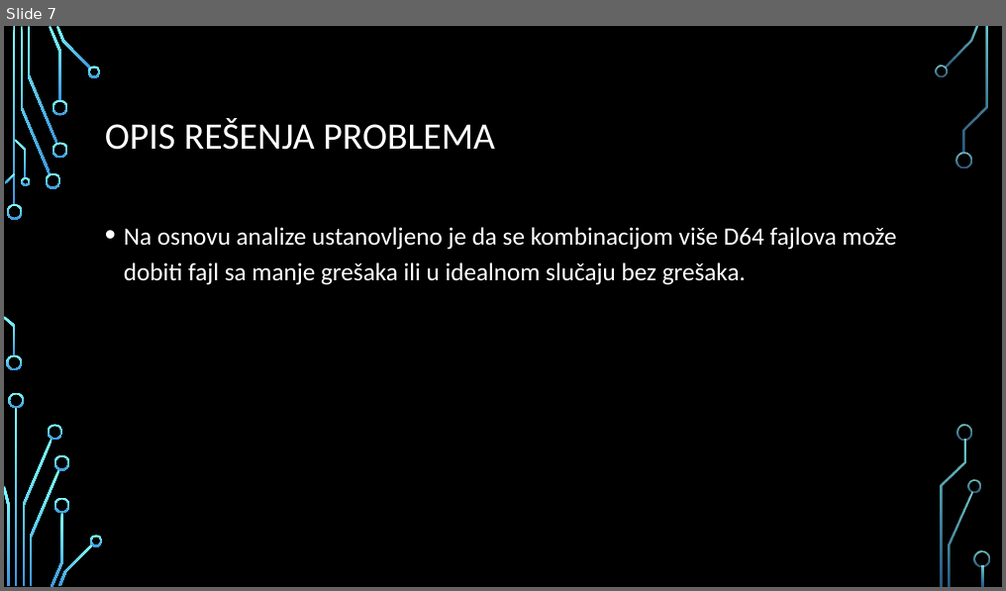
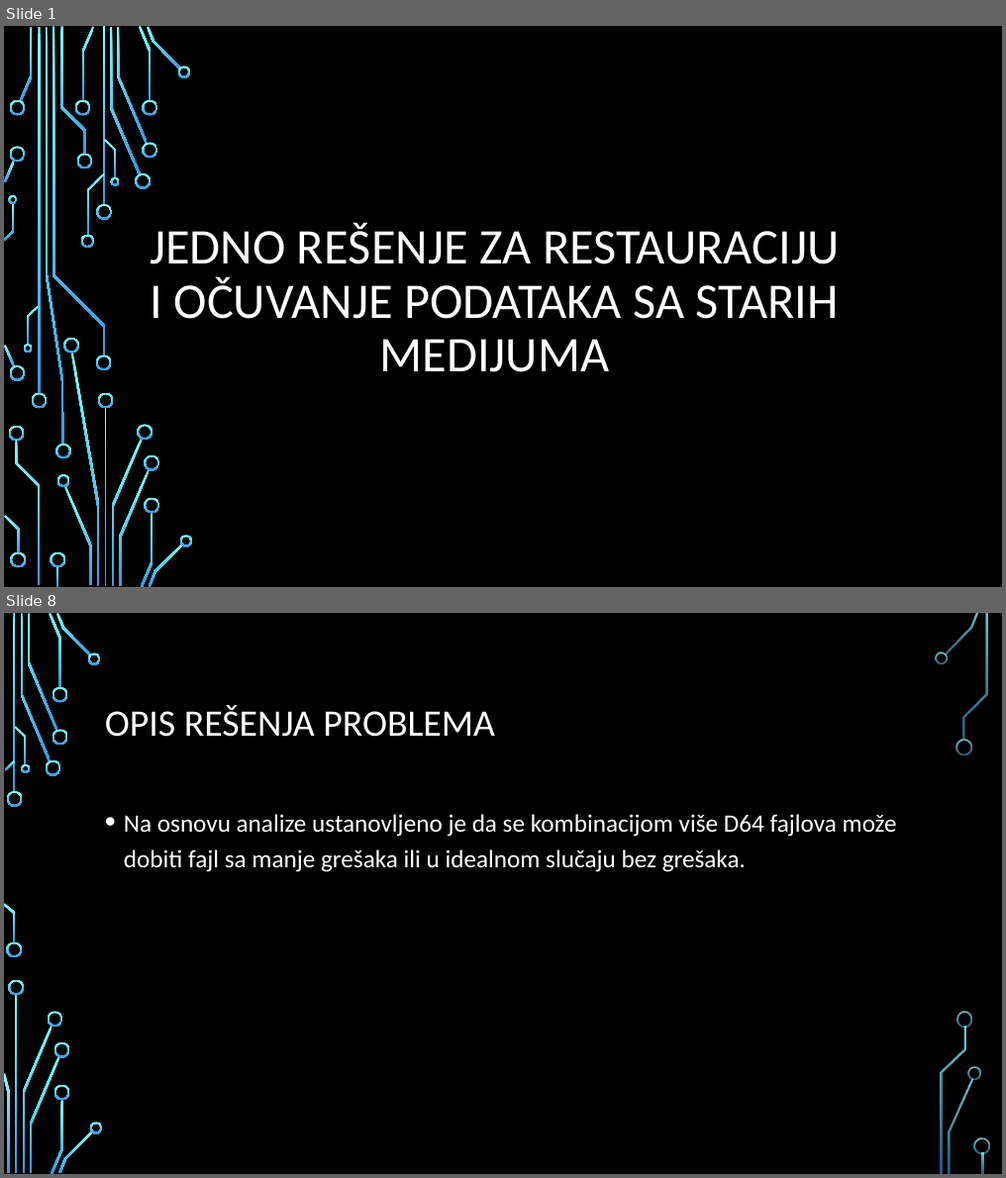
Before and after one commit to DejanPredojevic/Diplomski-rad, a slide deck: Prezentacija.pptx. Shown one above the other, each under a label of ours: slide 7 before the commit, slides 1 and 8 after it; the slides between them are not shown. The pictures are 1006x591 and 1006x1178 pixels, drawn with LibreOffice and Linux fonts; fonts in the diff are those of the drawing; background and template pictures are left out. Boxes give left, top, right and bottom in pixels: in the first picture for what was removed or moved away, otherwise in the second. Text is boxed around its words. In the diff, an @@ line names an element or a change of style, - is before the commit and + after.

```diff
--- a/Prezentacija.pptx
+++ b/Prezentacija.pptx
@@ slide 1 added at (4, 26, 1002, 587), background picture (left out) @@
@@ title added at (150, 223, 839, 372), 48 pt, text #FFFFFF @@
+JEDNO REŠENJE ZA RESTAURACIJU I OČUVANJE PODATAKA SA STARIH MEDIJUMA
@@ group added at (4, 26, 193, 587): 50 freeform shapes, 4 rectangles @@
@@ what was slide 7 is now slide 8 @@
```
Also in this commit, not shown: 5 slides changed, 1 other slide added, 1 slide removed, 3 other files.
